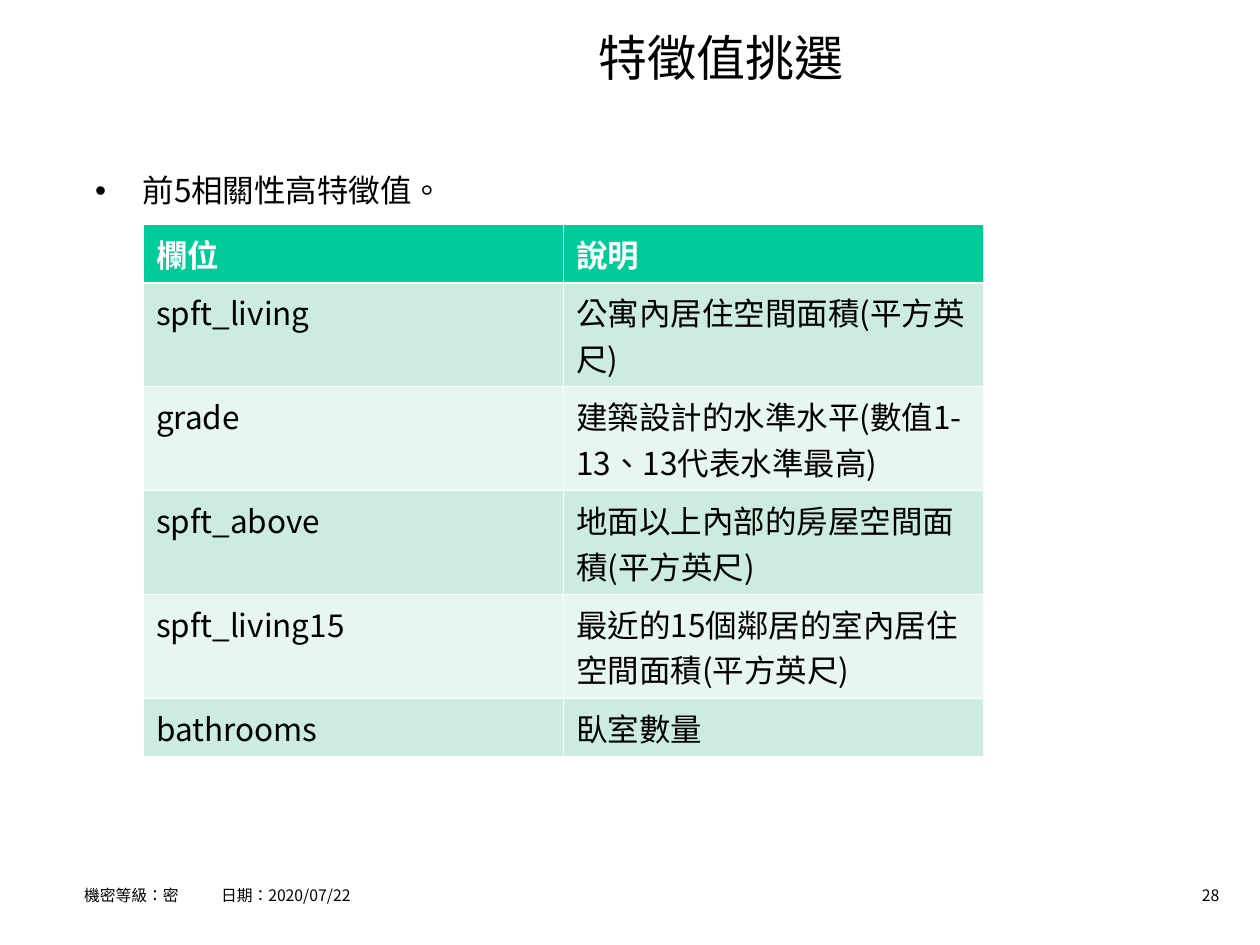
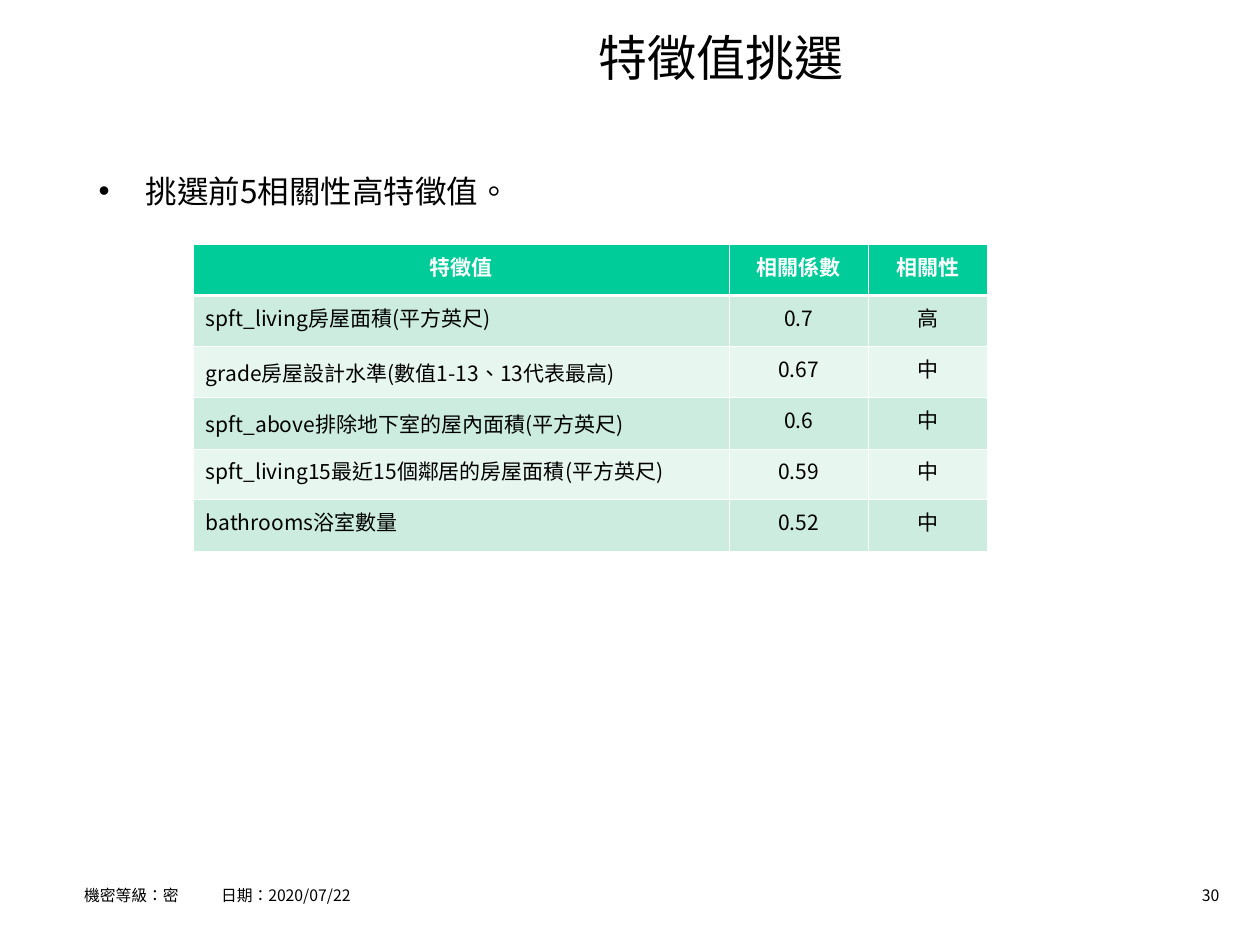
Before and after one commit to hrne/FINAL_REPORT, a slide deck: slide 30 of AI_Report/AI應用-不動產價格預測.ppt (slide 28 before the commit). Drawn at 1260x945 pixels with LibreOffice and Linux fonts; fonts in the diff are those of the drawing; background and template pictures are left out. Boxes give left, top, right and bottom in pixels: in the first picture for what was removed or moved away, otherwise in the second. Text is boxed around its words. In the diff, an @@ line names an element or a change of style, - is before the commit and + after.

```diff
--- a/AI_Report/AI應用-不動產價格預測.ppt
+++ b/AI_Report/AI應用-不動產價格預測.ppt
@@ text at (146,176,510,206): text changed @@
-• 前5相關性高特徵值。
+• 挑選前5相關性高特徵值。
@@ table at (193,244,985,551) @@
-column 1: 欄位 | spft_living | grade | spft_above | spft_living15 | bathrooms
-column 2: 說明 | 公寓內居住空間面積(平方英尺) | 建築設計的水準水平(數值1-13、13代表水準最高) | 地面以上內部的房屋空間面積(平方英尺) | 最近的15個鄰居的室內居住空間面積(平方英尺) | 臥室數量
+column 1: 特徵值 | spft_living房屋面積(平方英尺) | grade房屋設計水準(數值1-13、13代表最高) | spft_above排除地下室的屋內面積(平方英尺) | spft_living15最近15個鄰居的房屋面積(平方英尺) | bathrooms浴室數量
+column 2: 相關係數 | 0.7 | 0.67 | 0.6 | 0.59 | 0.52
+column 3: 相關性 | 高 | 中 | 中 | 中 | 中
@@ table: place and size @@
-table at (144,224,983,748)
+table at (193,244,985,551)
@@ page number at (1202,889,1219,901): text changed @@
-28
+30
```
Also in this commit, not shown: 15 other slides changed, 16 slides added, 9 slides removed, 14 other files.
